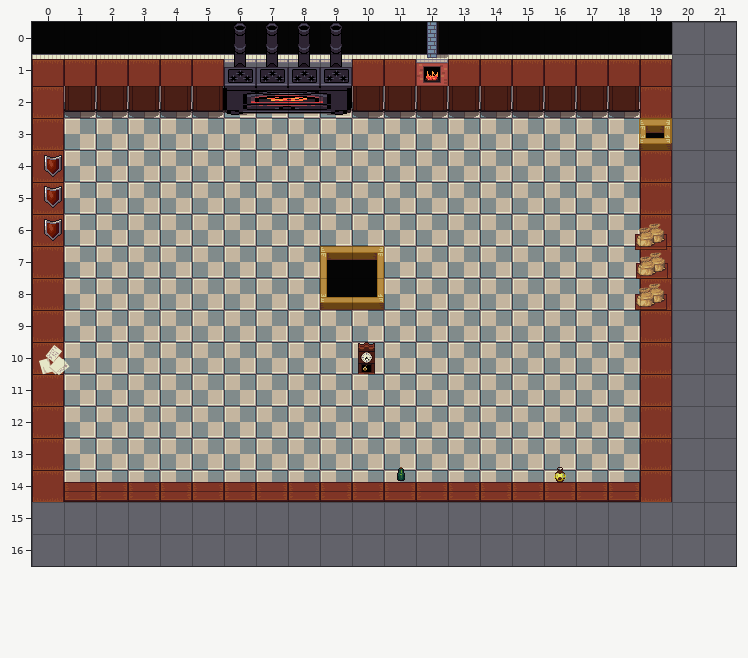
Two states of a Tiled map, assets/Map.tmx. That is the earlier state.
Cells are 32x32 px. Shown: x 0..21, y 0..16. The old version is drawn lined up with the new one.
And afterwards:
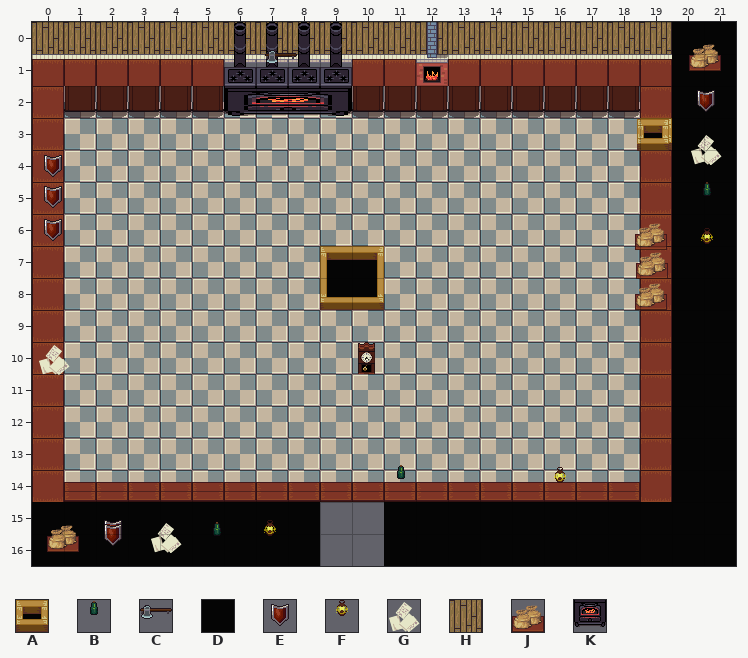
Key: from "tiles": A 0, B 5, C 8, D 19, E 24, F 26, G 41, H 48, J 102, K 155.
_ is an empty cell.
Objects are placed by their top-left corner, in cells (3,4 is the top-left corner of cell 3,4); size is 1x1 cell unless given.
The exact change:
map size 20x15 -> 22x17 cells
Layer "backgroundLayer":
There is now tile D in rows 0 to 14 at x 20 to 21; in rows 15 to 16 at x 0 to 8 and 11 to 21.
The edit turns tile D into tile H in row 0 at x 0 to 19.
Layer "objectsLayer":
A new object: J "bun" at 20.5,0.5.
A new object: C "cookingBar" at 7.3,0.7.
A new object: E "cookedMeat" at 20.6,2.
A new object: K "stove" at 6,2.1 size 4x1.
A new object: A "trash" at 18.9,3.
A new object: G "cheese" at 20.6,3.5.
A new object: B "lettuce" at 20.6,5.
A new object: F "ketchup" at 20.6,6.4.
A new object: E "cookedMeat" at 2,15.4.
A new object: E "uncookedMeat" at 2,15.6.
A new object: J "bun" at 0.5,15.6.
A new object: F "ketchup" at 6.9,15.6.
A new object: G "cheese" at 3.7,15.6.
A new object: B "lettuce" at 5.3,15.6.
Object K "stove" at 6,2.1 size 4x1 is removed.
Object A at 19,3 is removed.
